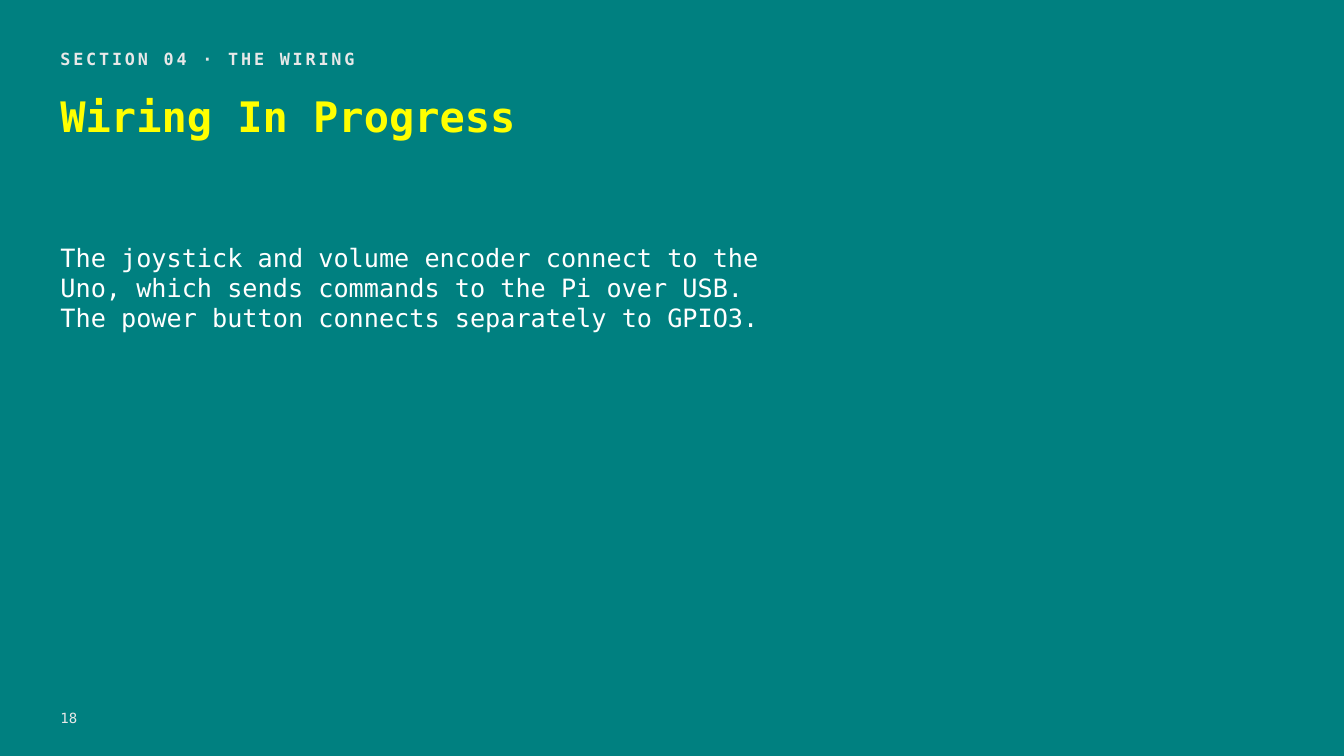
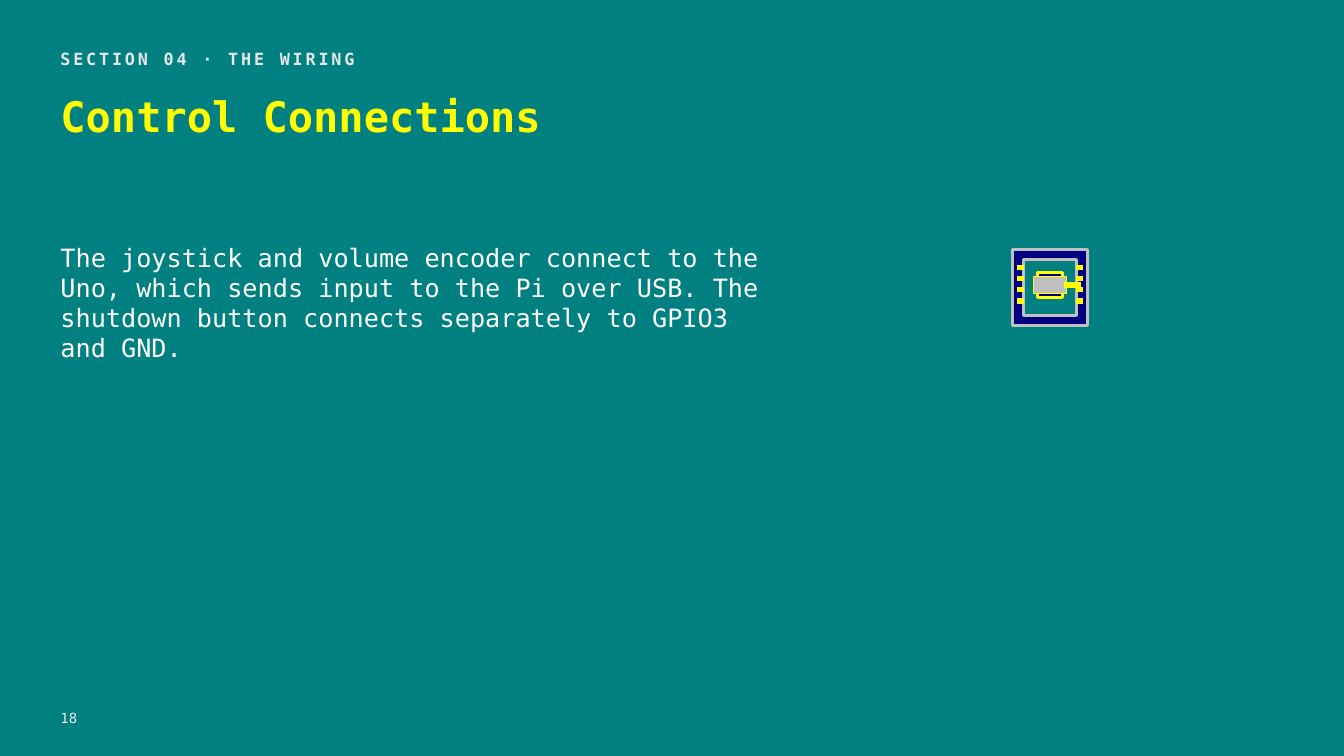
Before and after one commit to HaidarAli147/retro-tv, a slide deck: slide 18 of pptx_work/Retro-TV-Project-Fair-Deck.pptx. Drawn at 1344x756 pixels with LibreOffice and Linux fonts; fonts in the diff are those of the drawing. Boxes give left, top, right and bottom in pixels: in the first picture for what was removed or moved away, otherwise in the second. Text is boxed around its words. In the diff, an @@ line names an element or a change of style, - is before the commit and + after.

```diff
--- a/pptx_work/Retro-TV-Project-Fair-Deck.pptx
+++ b/pptx_work/Retro-TV-Project-Fair-Deck.pptx
@@ text at (60, 98, 541, 133): text changed @@
-Wiring In Progress
+Control Connections
@@ text at (60, 247, 759, 358): text changed @@
-The joystick and volume encoder connect to the Uno, which sends commands to the Pi over USB. The power button connects separately to GPIO3.
+The joystick and volume encoder connect to the Uno, which sends input to the Pi over USB. The shutdown button connects separately to GPIO3 and GND.
@@ rectangle added at (1012, 250, 1088, 326), fill #000080, outline #C0C0C0 2 pt @@
@@ rectangle added at (1018, 265, 1024, 269), fill #FFFF00, outline #FFFF00 0 pt @@
@@ rectangle added at (1023, 260, 1077, 317), fill #008080, outline #C0C0C0 2 pt @@
@@ rectangle added at (1077, 265, 1083, 269), fill #FFFF00, outline #FFFF00 0 pt @@
@@ rectangle added at (1018, 276, 1024, 280), fill #FFFF00, outline #FFFF00 0 pt @@
@@ rectangle added at (1018, 287, 1024, 291), fill #FFFF00, outline #FFFF00 0 pt @@
@@ rectangle added at (1018, 299, 1024, 303), fill #FFFF00, outline #FFFF00 0 pt @@
@@ rectangle added at (1033, 276, 1067, 293), fill #C0C0C0, outline #FFFF00 1 pt @@
@@ rectangle added at (1037, 272, 1063, 297), fill #000080, outline #FFFF00 2 pt @@
@@ rectangle added at (1065, 282, 1082, 288), fill #FFFF00, outline #FFFF00 0 pt @@
@@ rectangle added at (1077, 276, 1083, 280), fill #FFFF00, outline #FFFF00 0 pt @@
@@ rectangle added at (1077, 287, 1083, 291), fill #FFFF00, outline #FFFF00 0 pt @@
@@ rectangle added at (1077, 299, 1083, 303), fill #FFFF00, outline #FFFF00 0 pt @@
```
Also in this commit, not shown: 13 other slides changed, 1 other file.
